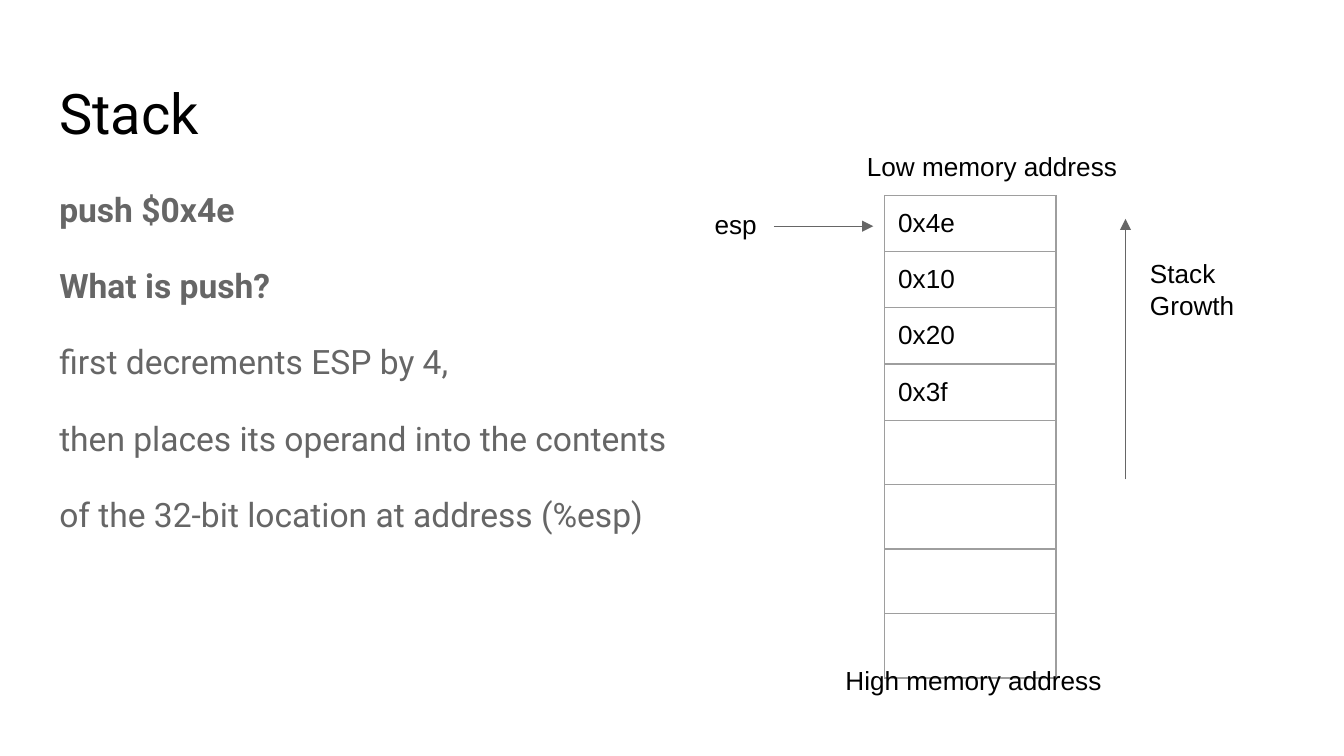
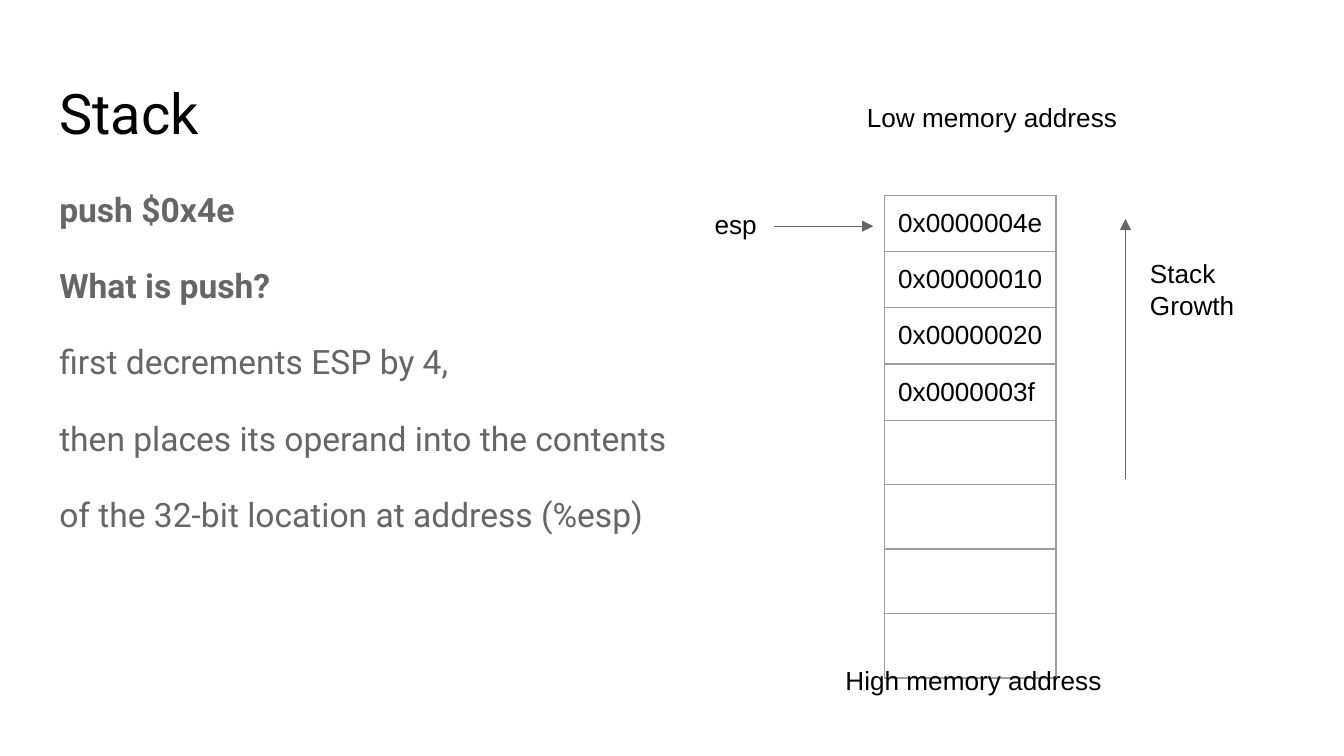
Before and after one commit to kaishenwang/MP1Disucssion, a slide deck: slide 11 of week1/Intro_OS_2019.pptx (slide 10 before the commit). Drawn at 1344x756 pixels with LibreOffice and Linux fonts; fonts in the diff are those of the drawing. Boxes give left, top, right and bottom in pixels: in the first picture for what was removed or moved away, otherwise in the second. Text is boxed around its words. In the diff, an @@ line names an element or a change of style, - is before the commit and + after.

```diff
--- a/week1/Intro_OS_2019.pptx
+++ b/week1/Intro_OS_2019.pptx
@@ text "Low memory address": place and size @@
-text "Low memory address" at (867, 157, 1117, 182)
+text "Low memory address" at (867, 108, 1117, 133)
@@ table at (884, 195, 1055, 636) @@
-row 1, column 1: 0x4e
+row 1, column 1: 0x0000004e
-row 2, column 1: 0x10
+row 2, column 1: 0x00000010
-row 3, column 1: 0x20
+row 3, column 1: 0x00000020
-row 4, column 1: 0x3f
+row 4, column 1: 0x0000003f
```
Also in this commit, not shown: 10 other slides changed, 1 slide added.
